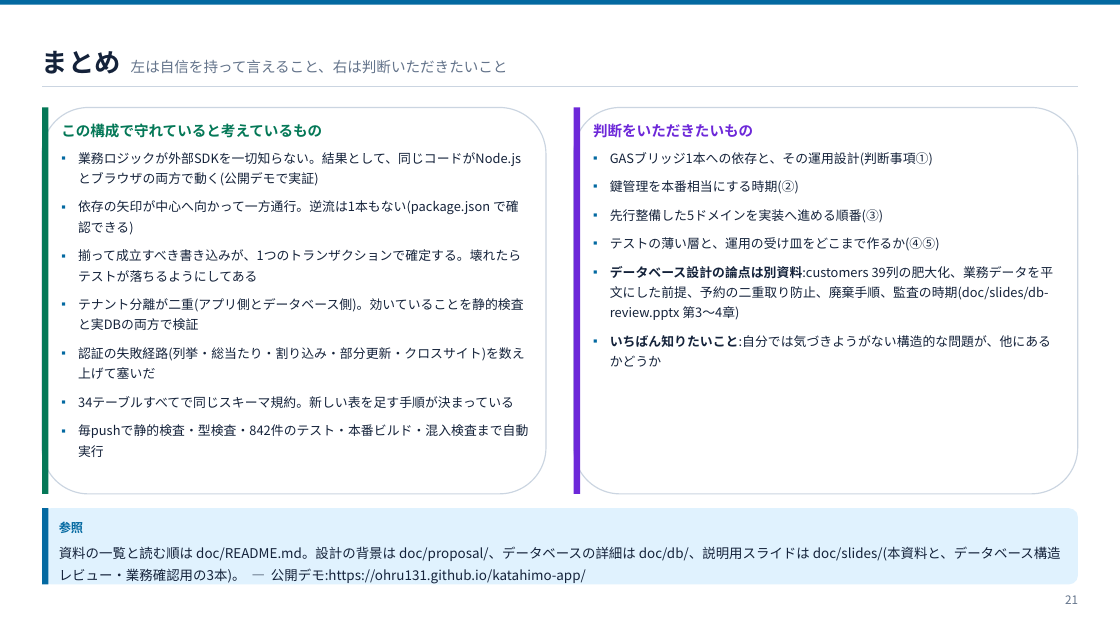
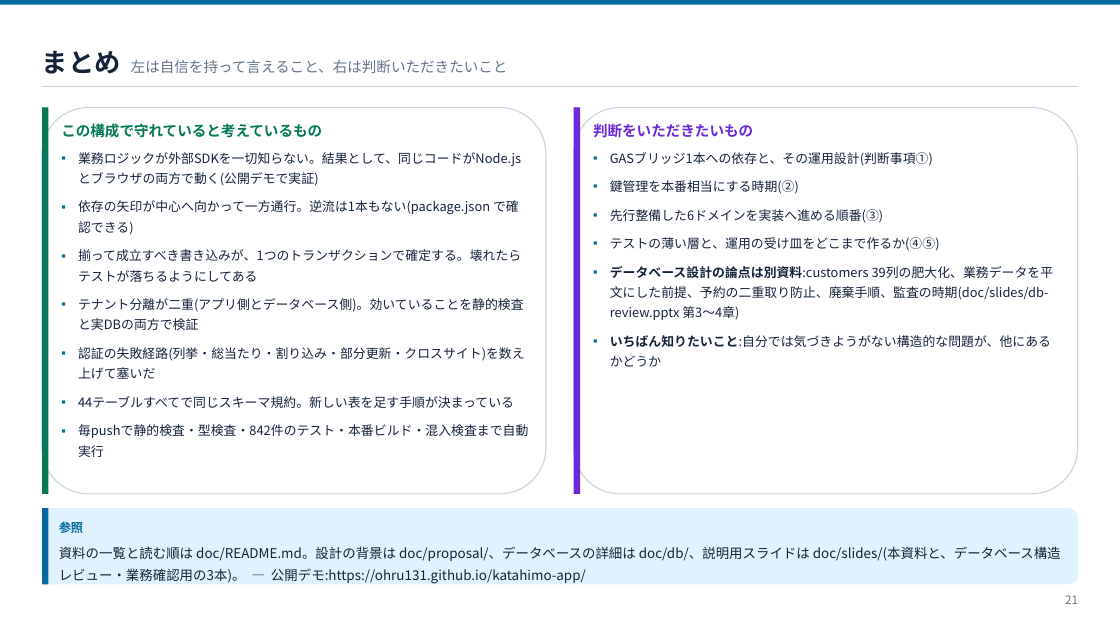
Before and after one commit to ohru131/katahimo-app, a slide deck: slide 21 of doc/slides/architecture.pptx. Drawn at 1120x630 pixels with LibreOffice and Linux fonts; fonts in the diff are those of the drawing. Boxes give left, top, right and bottom in pixels: in the first picture for what was removed or moved away, otherwise in the second. Text is boxed around its words. In the diff, an @@ line names an element or a change of style, - is before the commit and + after.

```diff
--- a/doc/slides/architecture.pptx
+++ b/doc/slides/architecture.pptx
@@ text at (x1=610, y1=209, x2=883, y2=223): text changed @@
-▪ 先行整備した5ドメインを実装へ進める順番(③)
+▪ 先行整備した6ドメインを実装へ進める順番(③)
@@ text at (x1=78, y1=396, x2=514, y2=408): text changed @@
-▪ 34テーブルすべてで同じスキーマ規約。新しい表を足す手順が決まっている
+▪ 44テーブルすべてで同じスキーマ規約。新しい表を足す手順が決まっている
```
Also in this commit, not shown: 7 other slides changed, 7 other files.
